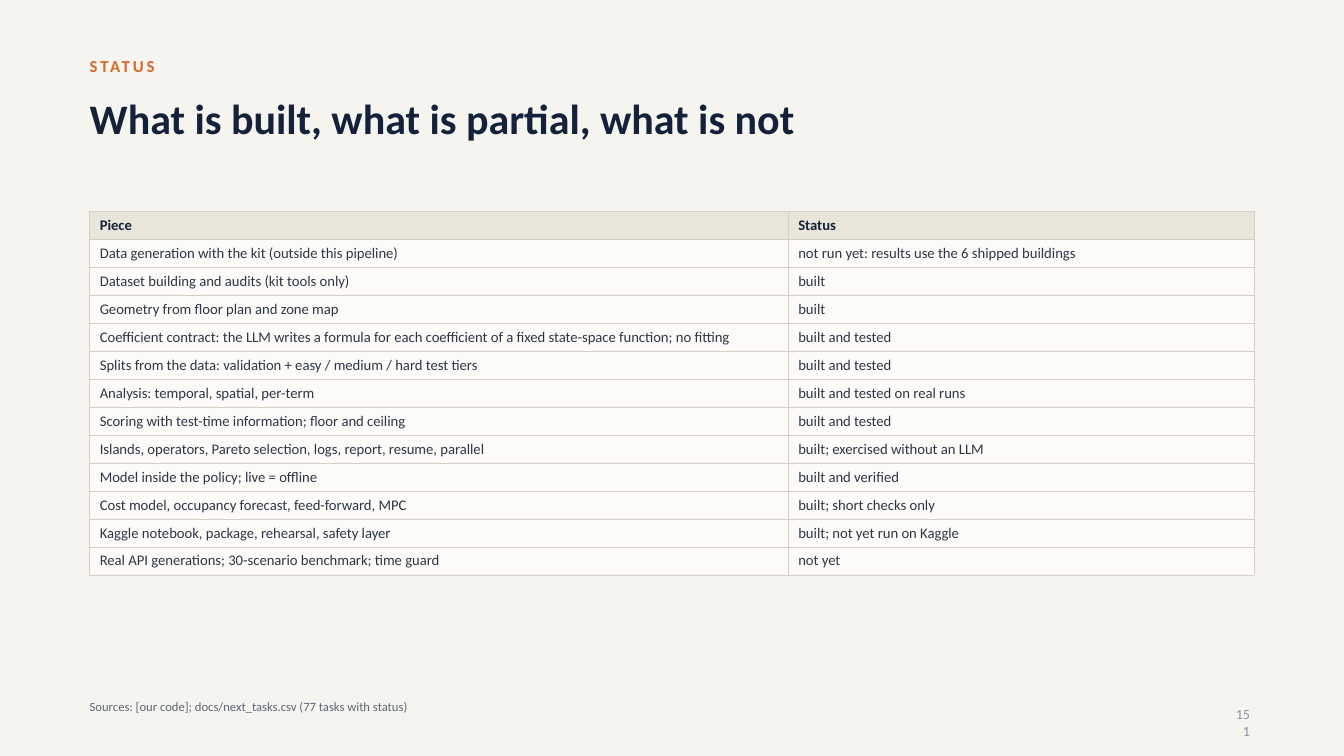
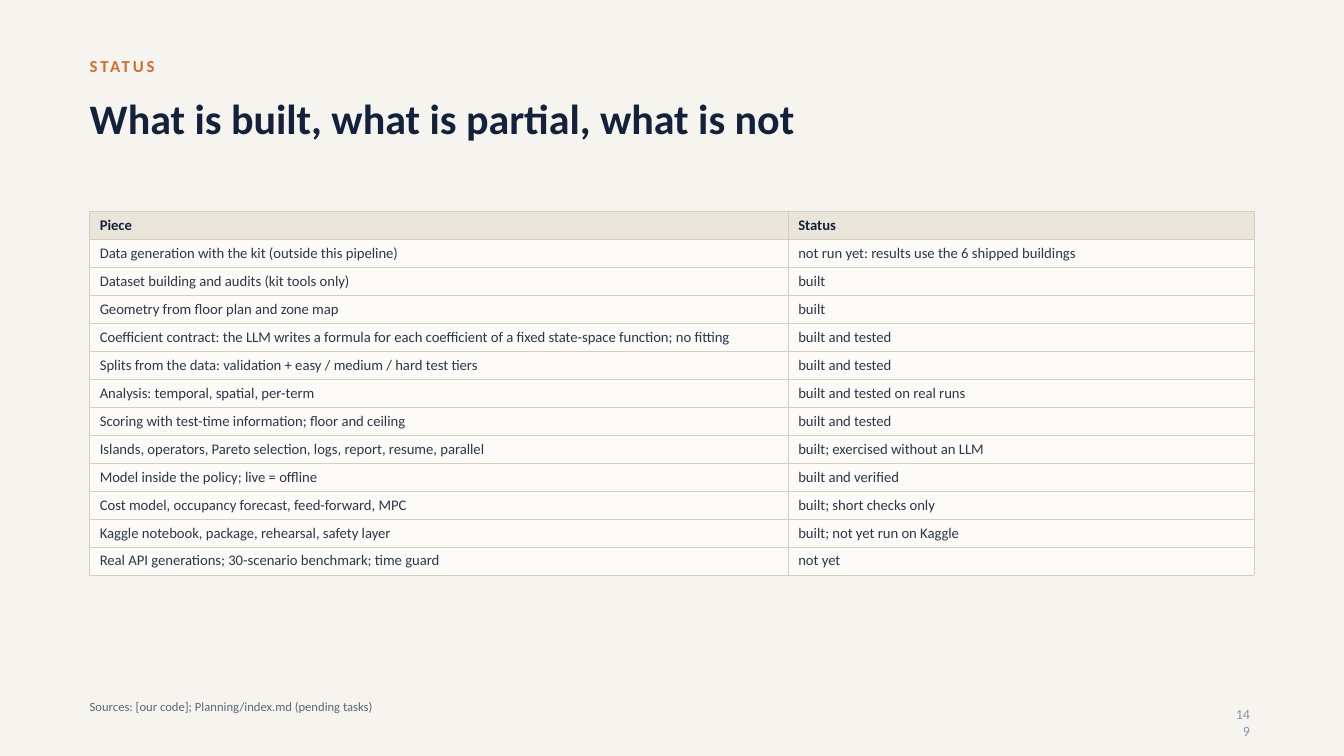
Before and after one commit to srivathsanb14/working-code, a slide deck: slide 149 of docs/One_Controller_for_Every_Building_meeting.pptx (slide 151 before the commit). Drawn at 1344x756 pixels with LibreOffice and Linux fonts; fonts in the diff are those of the drawing. Boxes give left, top, right and bottom in pixels: in the first picture for what was removed or moved away, otherwise in the second. Text is boxed around its words. In the diff, an @@ line names an element or a change of style, - is before the commit and + after.

```diff
--- a/docs/One_Controller_for_Every_Building_meeting.pptx
+++ b/docs/One_Controller_for_Every_Building_meeting.pptx
@@ text at [90, 702, 372, 713]: text changed @@
-Sources: [our code]; docs/next_tasks.csv (77 tasks with status)
+Sources: [our code]; Planning/index.md (pending tasks)
@@ page number at [1220, 701, 1260, 731]: text changed @@
-151
+149
```
Also in this commit, not shown: 25 other slides changed, 1 slide added, 3 slides removed, 50 other files.
